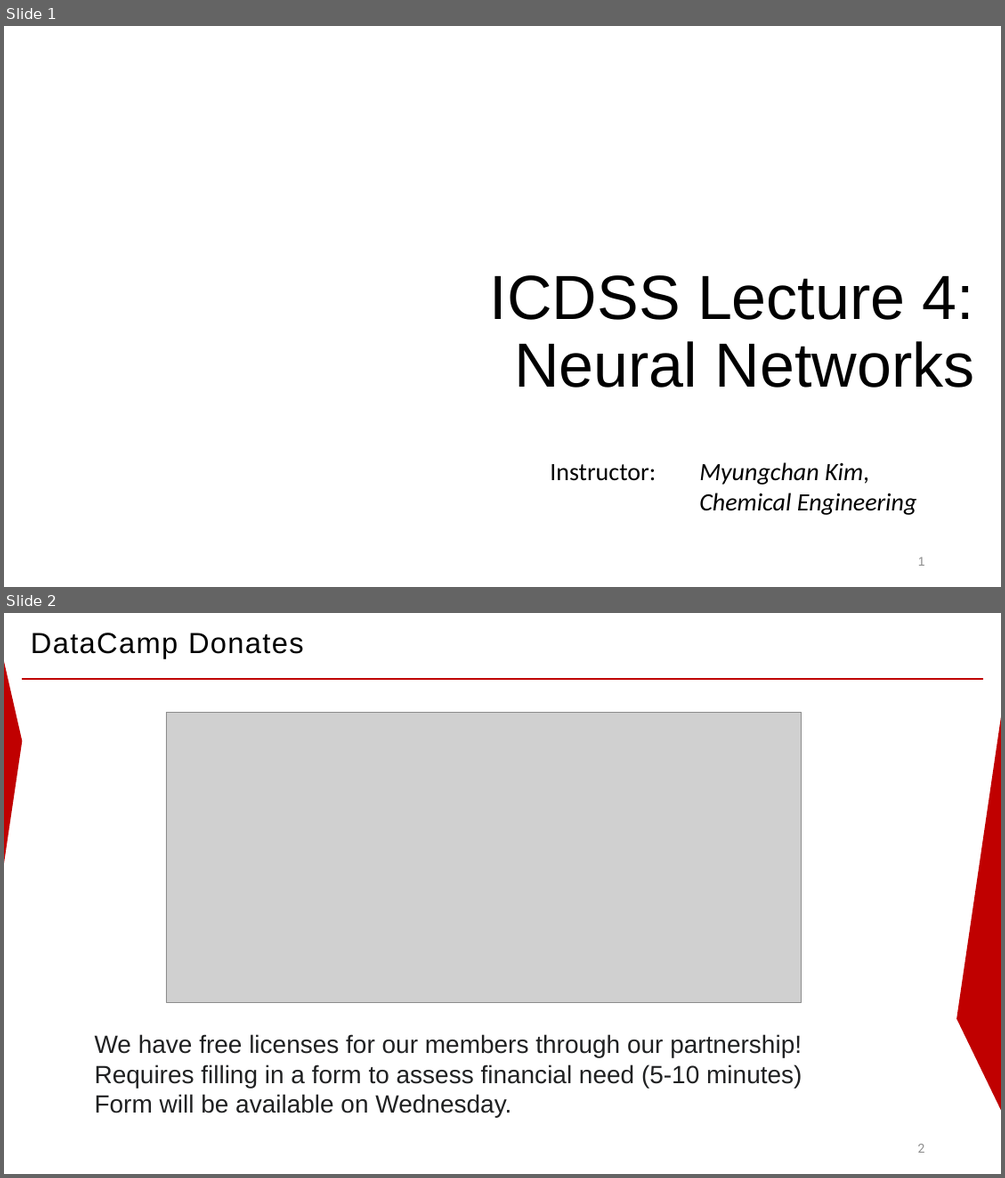
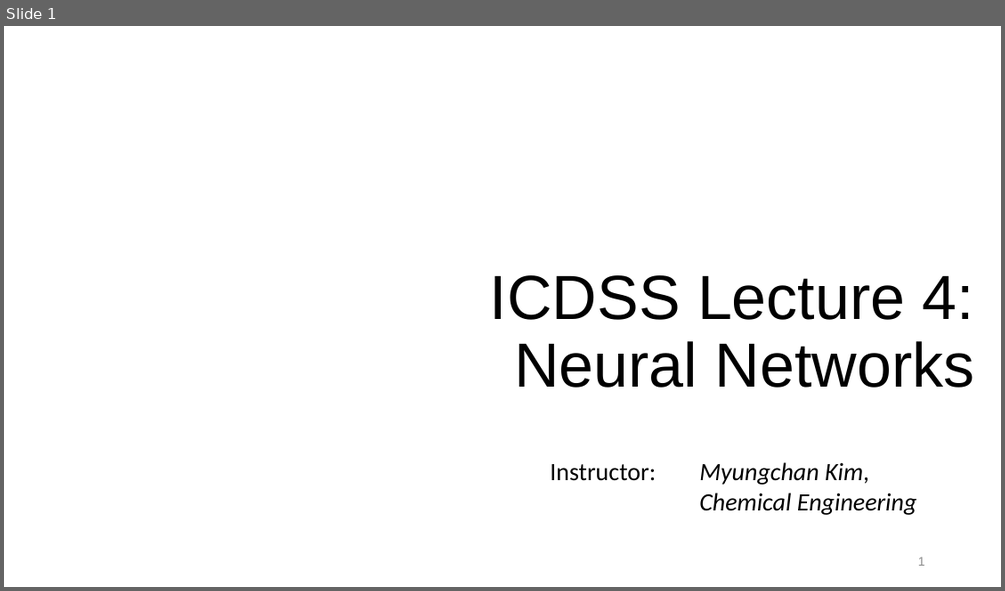
Before and after one commit to Imperial-College-Data-Science-Society/Lecture-series-2022-23, a slide deck: L4/Lecture 4 2022 1.pptx. Shown one above the other, each under a label of ours: slides 1 and 2 before the commit, slide 1 after it. The pictures are 1005x1178 and 1005x591 pixels, drawn with LibreOffice and Linux fonts; fonts in the diff are those of the drawing; grey boxes stand for pictures; background and template pictures are left out. Boxes give left, top, right and bottom in pixels: in the first picture for what was removed or moved away, otherwise in the second. Text is boxed around its words. In the diff, an @@ line names an element or a change of style, - is before the commit and + after.

```diff
--- a/L4/Lecture 4 2022 1.pptx
+++ b/L4/Lecture 4 2022 1.pptx
@@ slide 2 removed at [4,613,1001,1174], background #FFFFFF @@
@@ title removed at [31,633,304,657] @@
-DataCamp Donates
@@ freeform shape removed at [4,652,22,875] @@
@@ line removed from (22, 679) to (983, 679) @@
@@ picture removed at [166,712,802,1002] @@
@@ freeform shape removed at [956,703,1001,1118] @@
@@ text removed at [95,1034,801,1117] @@
-We have free licenses for our members through our partnership!
-Requires filling in a form to assess financial need (5-10 minutes)
-Form will be available on Wednesday.
@@ page number removed at [918,1143,925,1152] @@
-2
```
Also in this commit, not shown: 3 slides changed, 1 slide added, 1 other file.
